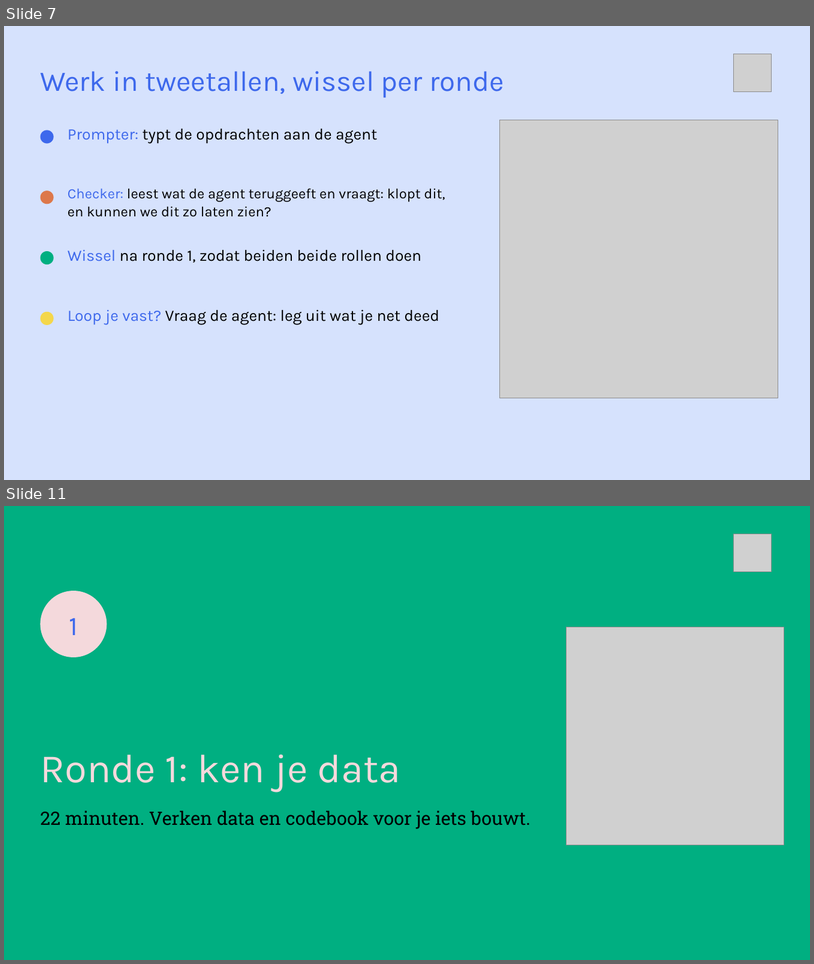
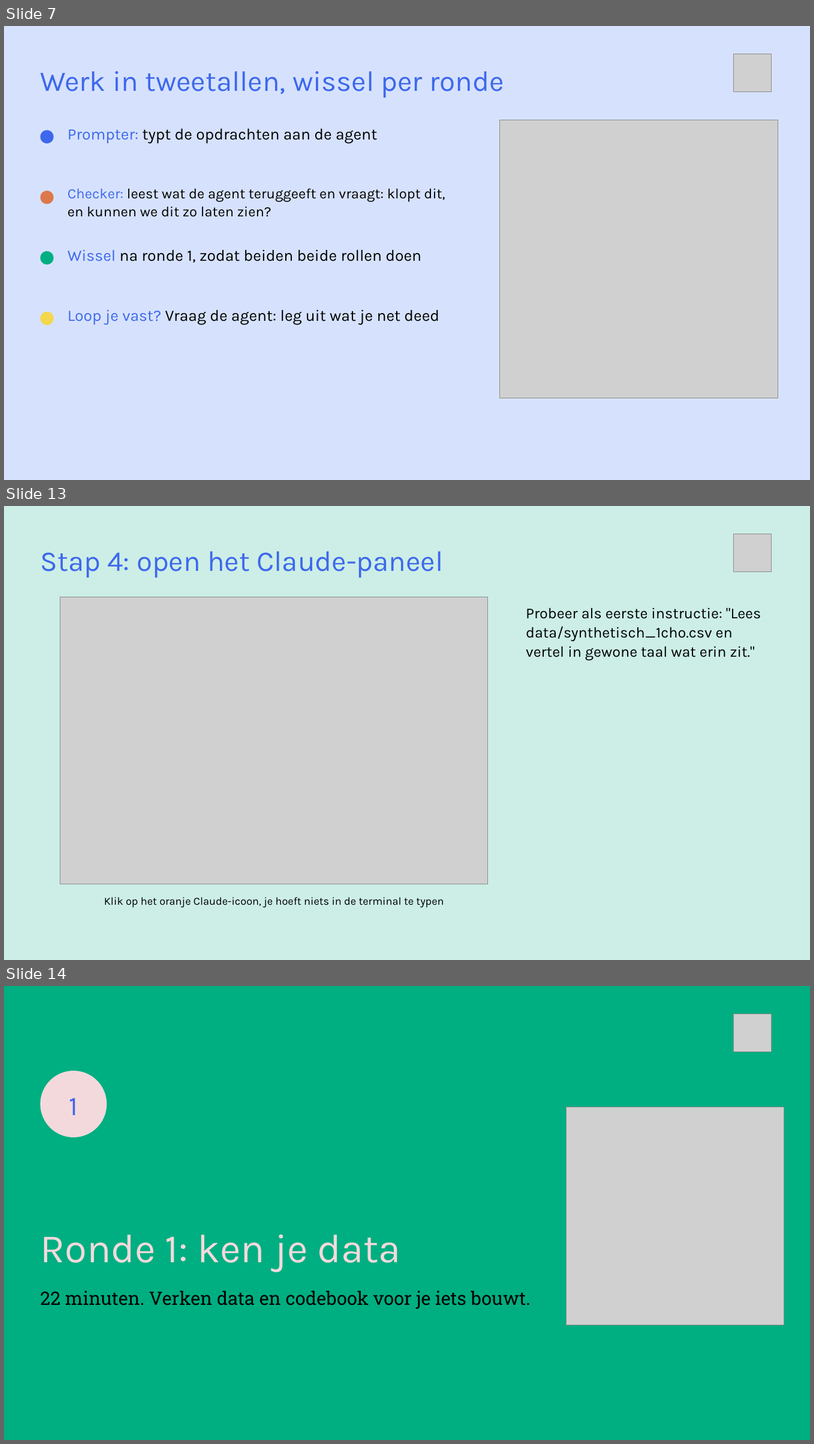
Before and after one commit to cedanl/clidev-presentaties, a slide deck: workshop-rad/exports/261005_workshop_rad_uitvoering.pptx. Shown one above the other, each under a label of ours: slides 7 and 11 before the commit, slides 7, 13 and 14 after it; the slides between them are not shown. The pictures are 814x964 and 814x1444 pixels, drawn with LibreOffice and Linux fonts; fonts in the diff are those of the drawing; grey boxes stand for pictures. Boxes give left, top, right and bottom in pixels: in the first picture for what was removed or moved away, otherwise in the second. Text is boxed around its words. In the diff, an @@ line names an element or a change of style, - is before the commit and + after.

```diff
--- a/workshop-rad/exports/261005_workshop_rad_uitvoering.pptx
+++ b/workshop-rad/exports/261005_workshop_rad_uitvoering.pptx
@@ slide 13 added at <box>4,506,810,960</box>, background #CCEEE6 @@
@@ picture added at <box>734,534,772,572</box> @@
@@ text added at <box>40,551,443,577</box>, 34 pt, text #3D68EC @@
+Stap 4: open het Claude-paneel
@@ picture added at <box>60,597,488,884</box> @@
@@ text added at <box>526,607,762,660</box>, 18 pt, text #000000 @@
+Probeer als eerste instructie: "Lees data/synthetisch_1cho.csv en vertel in gewone taal wat erin zit."
@@ text added at <box>104,897,444,907</box>, 13 pt, text #000000 @@
+Klik op het oranje Claude-icoon, je hoeft niets in de terminal te typen
@@ what was slide 11 is now slide 14 @@
```
Also in this commit, not shown: 10 slides changed, 2 other slides added, 25 other files.
